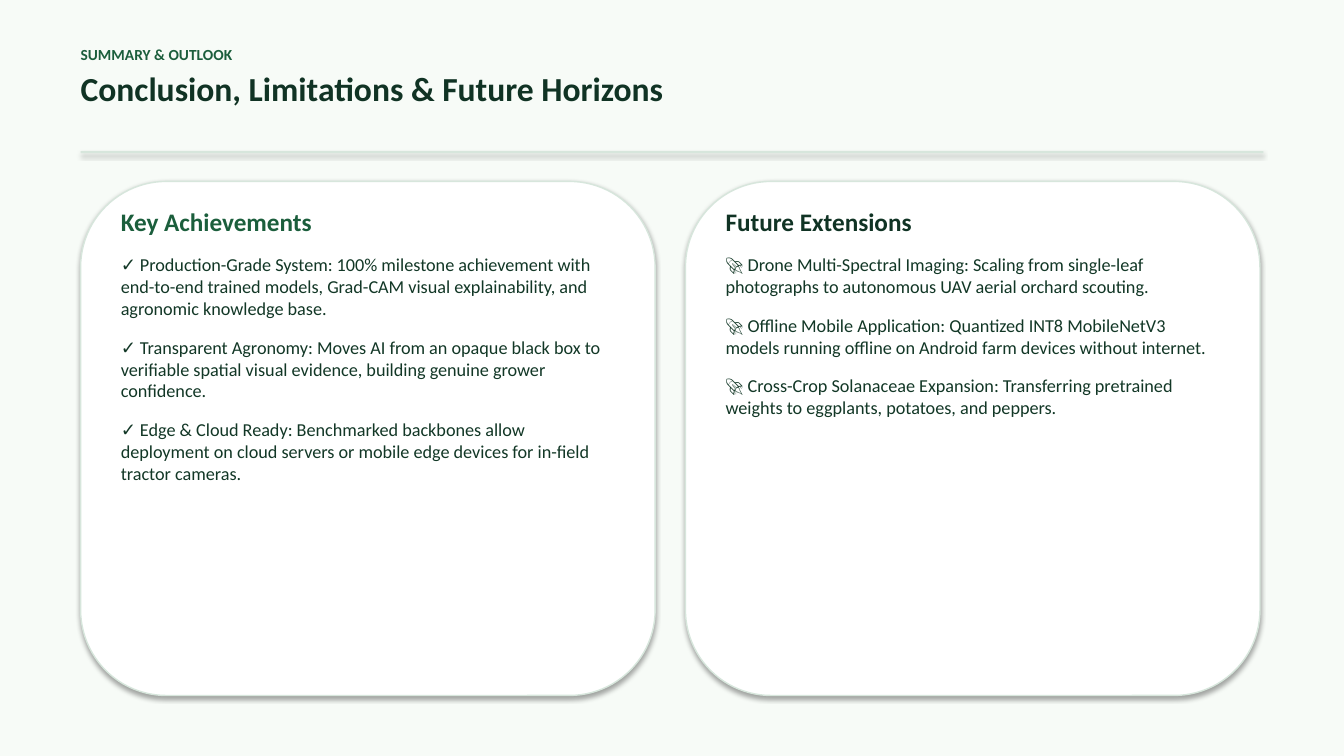
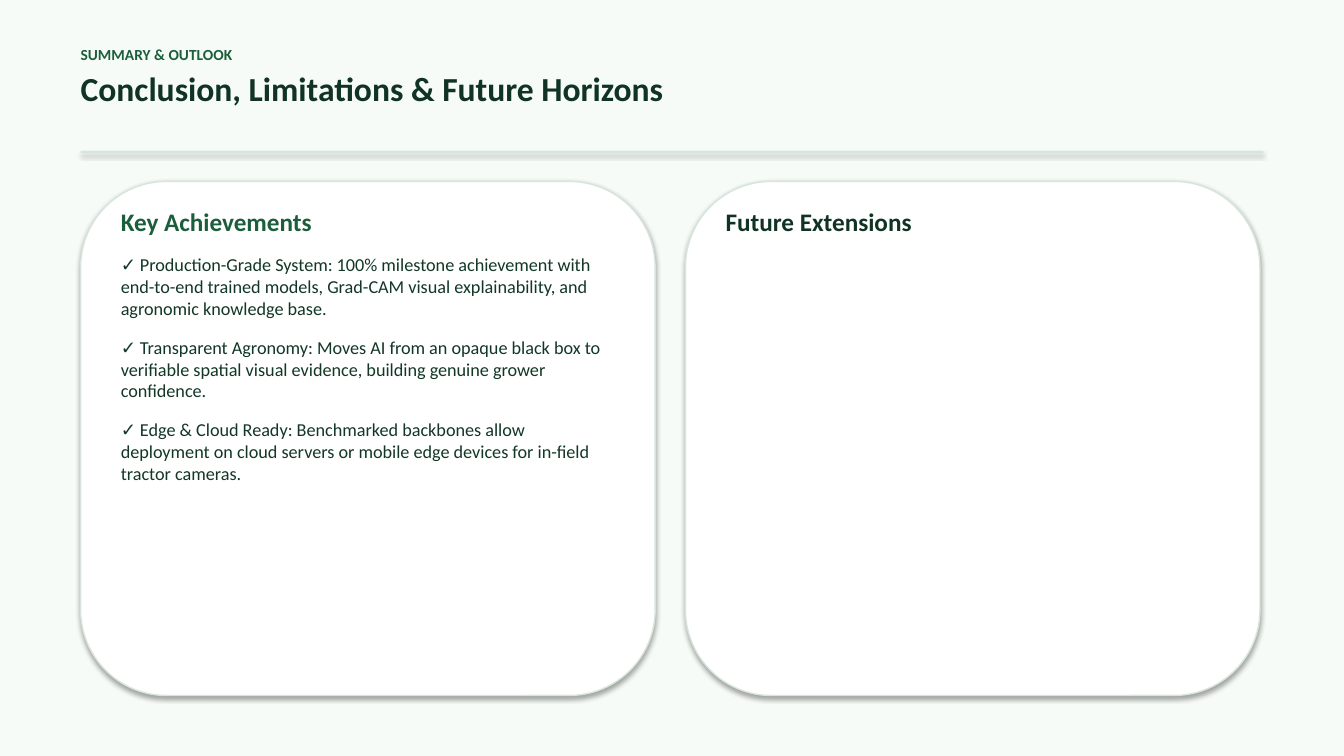
Before and after one commit to amanyt11/Explainable-Tomato-Leaf-Disease-Detection-Using-AI-Ml, a slide deck: slide 12 of Explainable_Tomato_Leaf_Disease_Detection_Presentation.pptx. Drawn at 1344x756 pixels with LibreOffice and Linux fonts; fonts in the diff are those of the drawing. Boxes give left, top, right and bottom in pixels: in the first picture for what was removed or moved away, otherwise in the second. Text is boxed around its words. In the diff, an @@ line names an element or a change of style, - is before the commit and + after.

```diff
--- a/Explainable_Tomato_Leaf_Disease_Detection_Presentation.pptx
+++ b/Explainable_Tomato_Leaf_Disease_Detection_Presentation.pptx
@@ text at <box>726,258,1206,417</box>: paragraphs removed @@
-🚀 Drone Multi-Spectral Imaging: Scaling from single-leaf photographs to autonomous UAV aerial orchard scouting.
-🚀 Offline Mobile Application: Quantized INT8 MobileNetV3 models running offline on Android farm devices without internet.
-🚀 Cross-Crop Solanaceae Expansion: Transferring pretrained weights to eggplants, potatoes, and peppers.
```
Also in this commit, not shown: 1 slide added, 2 other files.
